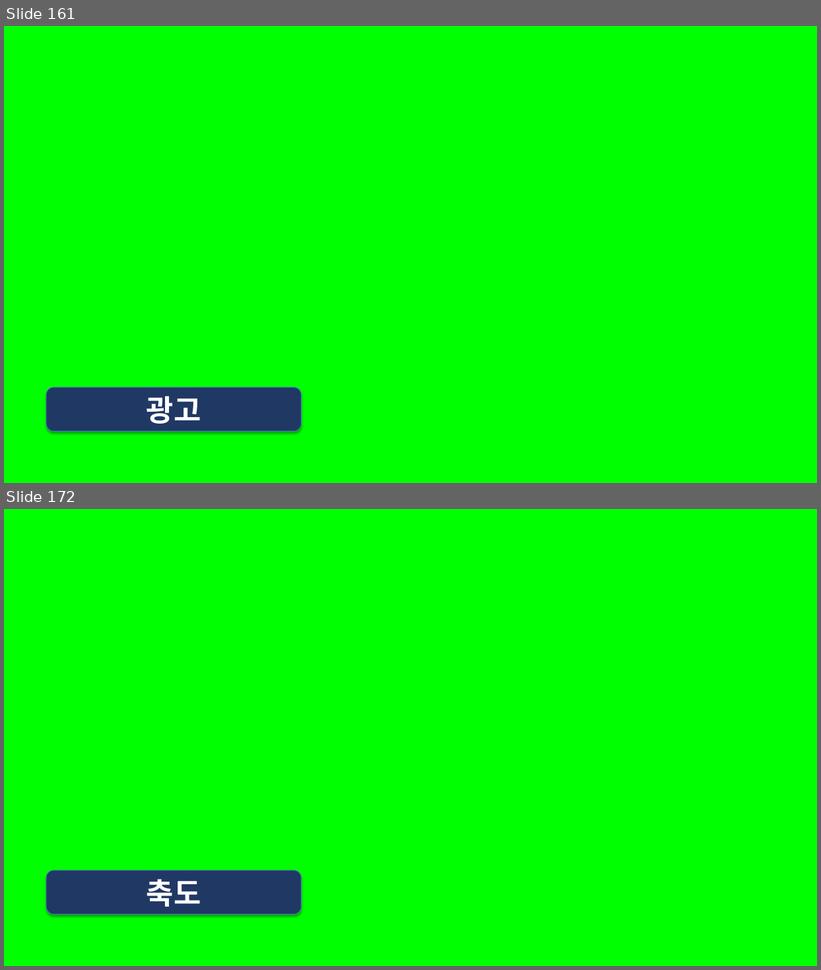
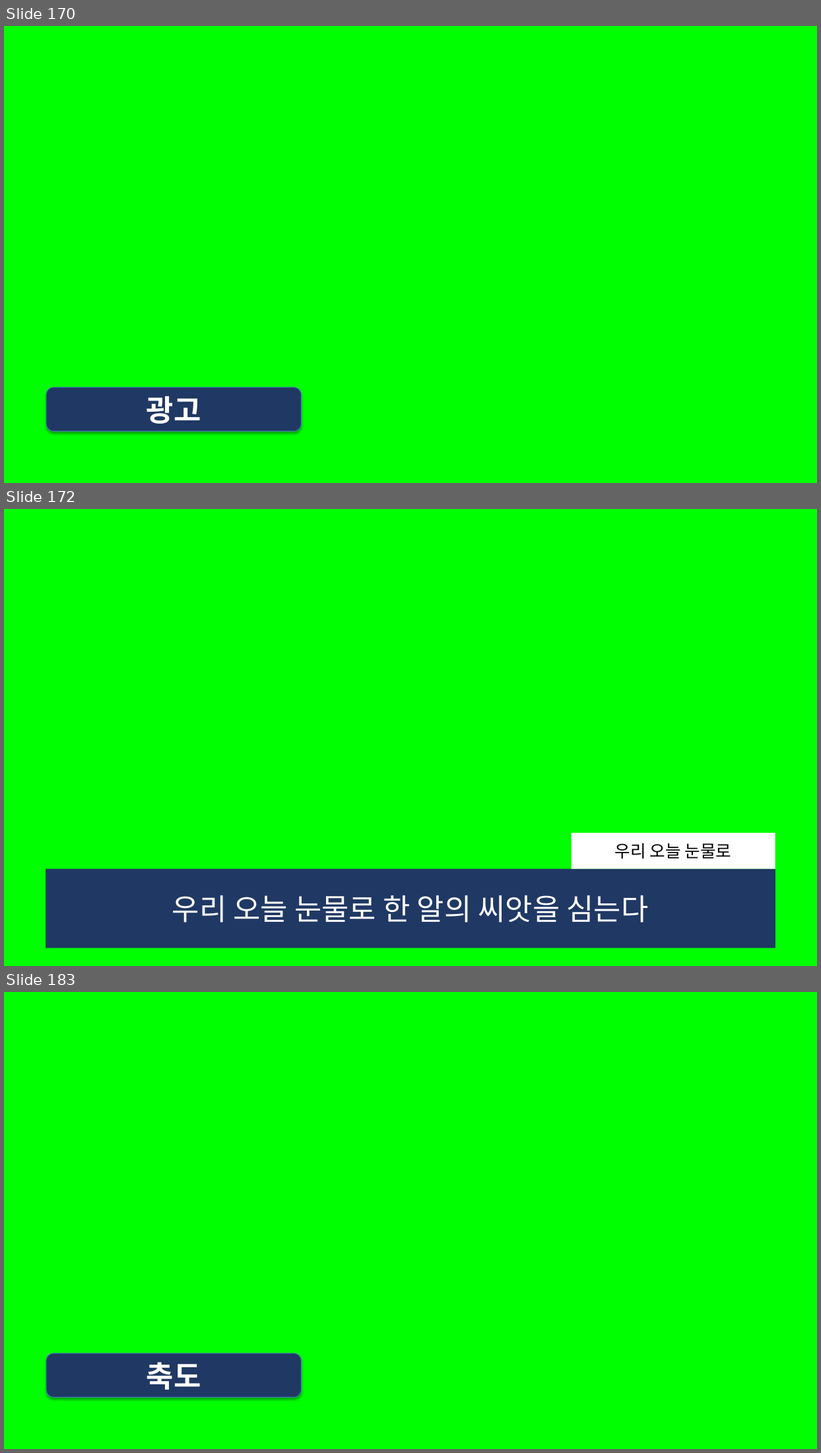
Before and after one commit to whizsavvy/evergreen_church, a slide deck: 2026-02-21_늘푸른교회_.pptx. Shown one above the other, each under a label of ours: slides 161 and 172 before the commit, slides 170, 172 and 183 after it; the slides between them are not shown. The pictures are 821x970 and 821x1453 pixels, drawn with LibreOffice and Linux fonts; fonts in the diff are those of the drawing. Boxes give left, top, right and bottom in pixels: in the first picture for what was removed or moved away, otherwise in the second. Text is boxed around its words. In the diff, an @@ line names an element or a change of style, - is before the commit and + after.

```diff
--- a/2026-02-21_늘푸른교회_.pptx
+++ b/2026-02-21_늘푸른교회_.pptx
@@ slide 172 added at (4, 509, 817, 966), background #00FF00 @@
@@ rectangle added at (572, 833, 776, 869), fill #FFFFFF, 20 pt, text #000000 @@
+우리 오늘 눈물로
@@ rectangle added at (46, 869, 776, 949), fill #203864, 35 pt, text #FFFFFF @@
+우리 오늘 눈물로 한 알의 씨앗을 심는다
@@ what was slide 161 is now slide 170 @@
@@ what was slide 172 is now slide 183 @@
```
Also in this commit, not shown: 10 other slides added.
